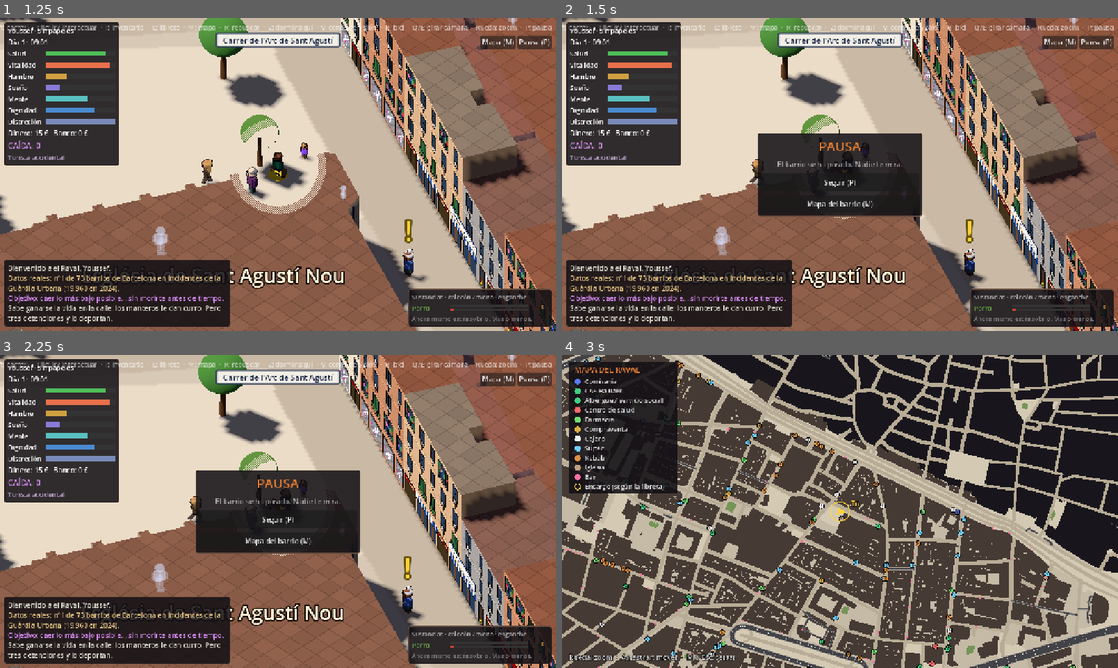
Above: before the commit, frames 1-4 (two rows, left to right).
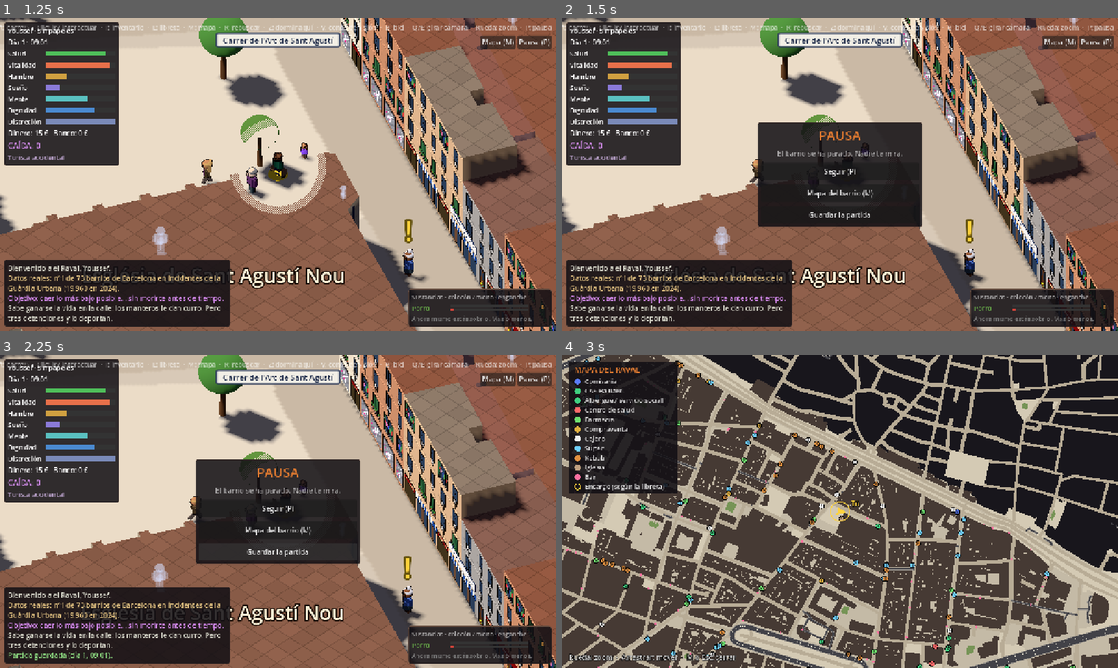
Above: after the commit, the same moments.

Repository: Dylananda/Leavin-The-Dream
Game: Godot game, scene res://scenes/main_menu.tscn
Two runs of this game, one before a commit and one after it. Both use one fixed random seed, a clock stepped at 60 frames per second and the inputs below.
Inputs (mouse positions are in pixels of both pictures, inside the frame that each line leads up to):
- Up to frame 1 (1.25 s): click "Bajar a la calle" at 0.5 s
- Up to frame 2 (1.5 s): tap Enter at 1.25 s; move the mouse to (962, 158) at 1.27 s; hold D from 1.28 s (still down); tap P at 1.35 s; click (962, 158) at 1.42 s
- Up to frame 3 (2.25 s): release D at 2 s; click (278, 552) at 2 s, where only the run after the commit has a clickable "Guardar la partida"
- Up to frame 4 (3 s): click "Mapa (M)" at 2.75 s

Frame 1 is identical in both runs. In frame 2, 3.0% of the frame differs, in the area x 35-65%, y 33-68%; in frame 3, 6.6%, in the area x 0-65%, y 33-98%; in frame 4, nothing differs.

Commit message:
Partidas guardadas: guardar y cargar todo, con guardado automático
- scripts/partida.gd: un JSON por partida en user://partidas/, con versión y
  cabecera legible; los datos con sus tipos (JSON.from_native). Todo GameState
  por nombre de campo (los que falten se quedan como en una partida nueva), el
  censo entero (los que tienen cuerpo, como si se durmieran: Censo.foto), los
  encargos y misiones con quien te los dio, la libreta, la memoria de la IA,
  dónde estás y si vas en bici.
- Se guarda sola al dormir y al empezar un día; «Guardar la partida» en la
  pausa; «Continuar» en el menú de inicio. Al acabar, queda como terminada.
- Test de humo: guardar a media partida, cargar y comprobar que todo coincide,
  incluido un vecino que te recuerda y el encargo en marcha.

Co-Authored-By: Claude Opus 5.5 <noreply@anthropic.com>
Claude-Session: https://claude.ai/code/session_01JFRh3kZ8sUu9rW5iN6jVCJ

Diff:
--- a/game/scripts/censo.gd
+++ b/game/scripts/censo.gd
@@ -226,6 +226,21 @@
 	var npc: Npc = r["npc"]
 	if npc == null:
 		return
+	foto(r)
+	for f in world.npcs.filter(func(n): return n.amo == npc):
+		world.npcs.erase(f)
+		f.queue_free()
+	world.npcs.erase(npc)
+	npc.queue_free()
+	r["npc"] = null
+
+
+## Guarda en el registro lo que le ha pasado al que tiene cuerpo, como si se durmiera ahora
+## (sin quitárselo): lo usan dormir() y las partidas guardadas (Partida).
+func foto(r: Dictionary) -> void:
+	var npc: Npc = r["npc"]
+	if npc == null or not is_instance_valid(npc):
+		return
 	for k in ESTADO:
 		var v = npc.get(k)
 		r["estado"][k] = v.duplicate(true) if v is Dictionary else v
@@ -236,12 +251,6 @@
 	r["home"] = npc.home
 	r["bed"] = npc.bed
 	r["visto"] = GameState.now()
-	for f in world.npcs.filter(func(n): return n.amo == npc):
-		world.npcs.erase(f)
-		f.queue_free()
-	world.npcs.erase(npc)
-	npc.queue_free()
-	r["npc"] = null
 
 
 ## Le da cuerpo donde le toca estar: lejos de la vista si está cerca, y yendo hacia su sitio.
--- a/game/scripts/game_state.gd
+++ b/game/scripts/game_state.gd
@@ -11,6 +11,7 @@
 signal game_over(reason: String)
 ## Algo te ha dejado fuera de juego y apareces en otro sitio ("cap": urgencias o el alta del psiquiátrico).
 signal relocated(place: String)
+signal new_day  ## empieza un día (World guarda la partida: ver Partida)
 
 const C_INFO := Color(0.85, 0.85, 0.8)
 const C_GOOD := Color(0.55, 0.85, 0.5)
@@ -19,6 +20,7 @@
 const C_VOICE := Color(0.6, 0.8, 1.0)
 
 var profile: Dictionary = {}
+var partida_id := ""  ## archivo de la partida guardada (ver Partida); "" hasta que se guarda
 var money := 0
 var bank := 0
 var health := 100.0
@@ -100,6 +102,7 @@
 
 func new_game(profile_id: String) -> void:
 	profile = Defs.profile(profile_id)
+	partida_id = ""
 	money = profile["money"]
 	bank = 0
 	health = profile["health"]
@@ -362,6 +365,7 @@
 
 func _new_day() -> void:
 	day += 1
+	new_day.emit()
 	# Borja: si cae demasiado, su familia viene a por él (y eso, aquí, es perder)
 	if profile.get("id") == "nino_bien" and dignity < Defs.HOME_RESCUE_DIGNITY and alive and randf() < Defs.HOME_RESCUE_CHANCE:
 		_end("Un domingo aparece tu madre con el chófer y una psicóloga. Te meten en el coche sin preguntar. Una clínica en Suiza, luego un máster. En las cenas de Navidad, lo del Raval es «aquella etapa».",
--- /dev/null
+++ b/game/scripts/partida.gd
@@ -0,0 +1,270 @@
+class_name Partida
+extends RefCounted
+## Partidas guardadas: un archivo JSON por partida en user://partidas/<id>.json.
+##
+## El archivo lleva una cabecera legible (versión, perfil, día y hora de juego, cuándo se
+## guardó, si sigue viva) y los datos en "datos", pasados por JSON.from_native para que
+## vuelvan con sus tipos (enteros, casillas, colores, plazos infinitos):
+## - "estado": los campos de GameState de CAMPOS, por nombre. Al cargar se empieza una partida
+##   nueva del mismo perfil y se le ponen los que haya: un campo que no estaba en una partida
+##   vieja se queda como en una partida nueva, y uno que ya no existe se ignora.
+## - "censo": todos los registros (Censo), también los de los personajes del editor (por su id);
+##   los que tienen cuerpo se guardan como si se durmieran (Censo.foto).
+## - "jugador": dónde estás. "conversacion": la memoria de lo hablado con la IA.
+## Los encargos y misiones guardan a quien te los dio como el número de su registro del censo;
+## las notas de la libreta, el número de su encargo.
+##
+## Se guarda sola al dormir y al empezar un día (World._autoguardar), y a mano desde la pausa.
+## «Continuar», en el menú de inicio, carga la más reciente que siga viva.
+
+const VERSION := 1
+const DIR := "user://partidas/"
+## Lo que se guarda de GameState (el perfil va aparte, por su id).
+const CAMPOS := ["money", "bank", "health", "hunger", "fatigue", "starving", "vitality", "riding",
+	"exhausted", "sanity", "dignity", "heat", "caida", "debt", "wanted_until", "wanted_crime",
+	"inventory", "fakes", "milestones", "arrests", "fines", "admissions", "subs", "errands", "notes",
+	"pistas", "misiones", "favores", "debe_a", "apartados", "clock_skew", "_clock_lie_left",
+	"_clock_blank", "day", "minute_of_day", "alive", "ending_title", "papa_cut",
+	"_next_income_day", "_last_meds_day", "_last_methadone_day"]
+## Claves del registro del censo que no se guardan tal cual (se rehacen al cargar).
+const REGISTRO_APARTE := ["npc", "personaje", "zona", "perros", "_d"]
+
+## Lo cargado que falta por poner en el mundo: World lo aplica al montarse (aplicar_mundo).
+static var pendiente := {}
+## Si se guarda sola (las pruebas lo apagan para no llenar user:// de partidas).
+static var automatico := true
+
+
+static func ruta(id: String) -> String:
+	return DIR + id + ".json"
+
+
+## Las partidas guardadas, de la más reciente a la más vieja: la cabecera de cada una más su
+## "ruta" (sin los datos, que pueden ser grandes... aunque hay que leer el archivo entero).
+static func lista() -> Array:
+	var out := []
+	var dir := DirAccess.open(DIR)
+	if dir == null:
+		return out
+	for f in dir.get_files():
+		if not f.ends_with(".json"):
+			continue
+		var head := cabecera(DIR + f)
+		if not head.is_empty():
+			head["ruta"] = DIR + f
+			head["mtime"] = FileAccess.get_modified_time(DIR + f)
+			out.append(head)
+	out.sort_custom(func(a, b): return a["mtime"] > b["mtime"])
+	return out
+
+
+## La partida más reciente que sigue viva (su cabecera con "ruta"), o {}.
+static func ultima() -> Dictionary:
+	for p in lista():
+		if p.get("vivo", false) and int(p.get("version", 0)) <= VERSION:
+			return p
+	return {}
+
+
+## La cabecera de un archivo de partida (todo menos los datos), o {} si no se puede leer.
+static func cabecera(path: String) -> Dictionary:
+	var data = JSON.parse_string(FileAccess.get_file_as_string(path))
+	if not data is Dictionary or not data.has("version"):
+		return {}
+	data.erase("datos")
+	return data
+
+
+## La hora de juego, «09:30».
+static func hora() -> String:
+	return "%02d:%02d" % [GameState.hour(), int(GameState.minute_of_day) % 60]
+
+
+# ------------------------------------------------------------------- guardar
+
+## Guarda la partida de `world` en su archivo (lo crea la primera vez). `path` = otro archivo
+## (las pruebas). Devuelve el error de escritura, u OK.
+static func guardar(world: World, path := "") -> Error:
+	var gs := GameState
+	if gs.partida_id == "":
+		gs.partida_id = "%s_%s" % [gs.profile["id"], Time.get_datetime_string_from_system().replace(":", "-").replace("T", "_")]
+	if path == "":
+		path = ruta(gs.partida_id)
+	var datos := {
+		"estado": _estado(world),
+		"censo": _censo(world),
+		"jugador": {"cell": world.player.cell},
+		"conversacion": world.conversation._memory.duplicate(true),
+	}
+	var file := {
+		"version": VERSION,
+		"id": gs.partida_id,
+		"perfil": gs.profile["id"],
+		"nombre": gs.profile["name"],
+		"dia": gs.day,
+		"hora": hora(),
+		"caida": roundi(gs.caida),
+		"vivo": gs.alive,
+		"guardada": Time.get_datetime_string_from_system(false, true),
+		"datos": JSON.from_native(datos),
+	}
+	DirAccess.make_dir_recursive_absolute(ProjectSettings.globalize_path(path.get_base_dir()))
+	var f := FileAccess.open(path, FileAccess.WRITE)
+	if f == null:
+		return FileAccess.get_open_error()
+	f.store_string(JSON.stringify(file))
+	return OK
+
+
+## Los campos de GameState, con los encargos y la libreta sin referencias a objetos.
+static func _estado(world: World) -> Dictionary:
+	var gs := GameState
+	var out := {}
+	for k in CAMPOS:
+		var v = gs.get(k)
+		out[k] = v.duplicate(true) if v is Dictionary or v is Array else v
+	var errands := []
+	for e in gs.errands:
+		var c: Dictionary = e.duplicate(true) if not e.has("giver") else _sin_giver(e)
+		c["giver"] = _indice(world, e.get("giver"))
+		errands.append(c)
+	out["errands"] = errands
+	var notes := []
+	for n in gs.notes:
+		var c: Dictionary = n.duplicate()
+		c["errand"] = gs.errands.find(n["errand"])
+		c["poi"] = n["poi"].duplicate(true)
+		notes.append(c)
+	out["notes"] = notes
+	return out
+
+
+## Copia de un encargo sin su `giver` (un Npc no se copia: se guarda su registro aparte).
+static func _sin_giver(e: Dictionary) -> Dictionary:
+	var c := {}
+	for k in e:
+		if k != "giver":
+			c[k] = e[k].duplicate(true) if e[k] is Dictionary or e[k] is Array else e[k]
+	return c
+
+
+## El número del registro del censo de `npc` (-1 si no tiene: los que van detrás de otro).
+static func _indice(world: World, npc) -> int:
+	if npc == null or not is_instance_valid(npc):
+		return -1
+	for i in world.censo.registros.size():
+		if is_same(world.censo.registros[i]["npc"], npc):
+			return i
+	return -1
+
+
+## Los registros del censo, con lo que les ha pasado a los que tienen cuerpo.
+static func _censo(world: World) -> Array:
+	var out := []
+	for r in world.censo.registros:
+		world.censo.foto(r)
+		var c := {}
+		for k in r:
+			if not k in REGISTRO_APARTE:
+				c[k] = r[k].duplicate(true) if r[k] is Dictionary or r[k] is Array else r[k]
+		c["personaje_id"] = r["personaje"].get("id", "")
+		c["perros_ids"] = r.get("perros", []).map(func(d): return d["id"])
+		out.append(c)
+	return out
+
+
+# ------------------------------------------------------------------- cargar
+
+## Carga la partida de `path`: pone GameState como estaba y deja el resto en `pendiente`, para
+## que lo aplique el mundo al montarse (cambia tú de escena a world.tscn). false si no se puede.
+static func cargar(path: String) -> bool:
+	var data = JSON.parse_string(FileAccess.get_file_as_string(path))
+	if not data is Dictionary or int(data.get("version", 0)) > VERSION or not data.has("datos"):
+		push_warning("Partida ilegible o de una versión más nueva: " + path)
+		return false
+	var datos = JSON.to_native(data["datos"])
+	if not datos is Dictionary:
+		return false
+	var gs := GameState
+	gs.new_game(data.get("perfil", "parado"))
+	gs.partida_id = data.get("id", path.get_file().get_basename())
+	var estado: Dictionary = datos.get("estado", {})
+	for k in estado:
+		if not k in CAMPOS:
+			continue  # un campo que ya no existe
+		if k == "milestones":
+			gs.milestones.assign(estado[k])
+		elif k == "notes":
+			continue  # después de los encargos, para enlazarlas
+		else:
+			gs.set(k, estado[k])
+	var notes := []
+	for n in estado.get("notes", []):
+		var i: int = n.get("errand", -1)
+		if i >= 0 and i < gs.errands.size():
+			n["errand"] = gs.errands[i]
+			notes.append(n)
+	gs.notes = notes
+	gs.changed.emit()
+	pendiente = datos
+	return true
+
+
+## Pone en `world` (recién montado) lo que se cargó: el censo, quién te dio cada encargo, dónde
+## estás, si vas en bici y lo hablado con la IA. Lo llama World._ready al final.
+static func aplicar_mundo(world: World) -> void:
+	var datos := pendiente
+	pendiente = {}
+	var censo := world.censo
+	# fuera los que ha montado el mundo al empezar: vienen los guardados
+	for r in censo.registros:
+		censo.dormir(r)
+	var fichas := {}
+	for d in world._personajes:
+		fichas[d["id"]] = d
+	var registros: Array[Dictionary] = []
+	var indices := {}  # número guardado -> registro cargado (falta si su personaje ya no existe)
+	var saved: Array = datos.get("censo", [])
+	for i in saved.size():
+		var c: Dictionary = saved[i]
+		var r := {"kind": "vecino", "name": "", "personaje": {}, "home": Vector2i.ZERO,
+			"bed": Vector2i(-1, -1), "zona": [], "seguidores": [], "estado": {}, "visto": GameState.now(), "npc": null}
+		for k in c:
+			if k != "personaje_id" and k != "perros_ids":
+				r[k] = c[k]
+		var pid: String = c.get("personaje_id", "")
+		if pid != "":
+			if not fichas.has(pid):
+				continue  # lo han borrado del editor
+			r["personaje"] = fichas[pid]
+			if fichas[pid]["zona"]["tipo"] == "poligono":
+				r["zona"] = world._cells_in_polygon(fichas[pid]["zona"]["poligono"])
+		var perros := []
+		for dog in c.get("perros_ids", []):
+			if fichas.has(dog):
+				perros.append(fichas[dog])
+		if not perros.is_empty():
+			r["perros"] = perros
+		if not Npc.KINDS.has(r["kind"]):
+			continue
+		registros.append(r)
+		indices[i] = r
+	censo.registros = registros
+	var jugador: Dictionary = datos.get("jugador", {})
+	if jugador.has("cell"):
+		world.player.setup(world.city, world.city.nearest_walkable(jugador["cell"]))
+		world._camera_focus = world.player.position
+	if GameState.riding:
+		var look: Dictionary = world.player.look.duplicate()
+		look["bici"] = true
+		world.player.look = look
+		world.player.rebuild()
+	# quien te dio un encargo en marcha tiene cuerpo (como al dármelo: no se duerme)
+	for e in GameState.errands:
+		var i: int = e.get("giver", -1) if e.get("giver") is int else -1
+		e["giver"] = null
+		if indices.has(i):
+			var r: Dictionary = indices[i]
+			e["giver"] = r["npc"] if r["npc"] != null else censo.despertar(r)
+	censo.repasar(0, 0, true)
+	world.conversation._memory = datos.get("conversacion", {})
--- a/game/scripts/ui/hud.gd
+++ b/game/scripts/ui/hud.gd
@@ -8,6 +8,7 @@
 signal restart_requested
 signal use_item_requested(id: String)
 signal find_place_requested(poi: Dictionary)
+signal save_requested  ## «Guardar» en la pausa (World.guardar_partida)
 
 ## [variable de GameState, etiqueta, color, si es mala cuando sube, explicación]
 const BARS := [
@@ -506,7 +507,7 @@
 	sub.horizontal_alignment = HORIZONTAL_ALIGNMENT_CENTER
 	sub.add_theme_color_override("font_color", Color(1, 1, 1, 0.6))
 	v.add_child(sub)
-	for b in [["Seguir (P)", toggle_pause], ["Mapa del barrio (M)", toggle_map]]:
+	for b in [["Seguir (P)", toggle_pause], ["Mapa del barrio (M)", toggle_map], ["Guardar la partida", func(): save_requested.emit()]]:
 		var btn := Button.new()
 		btn.text = b[0]
 		btn.custom_minimum_size.y = 40
--- a/game/scripts/ui/main_menu.gd
+++ b/game/scripts/ui/main_menu.gd
@@ -31,6 +31,18 @@
 	sub.text = "El Raval, Barcelona. El objetivo: caer lo más bajo posible.  Elige quién eres."
 	sub.add_theme_color_override("font_color", Color(0.8, 0.75, 0.7))
 	root.add_child(sub)
+	# la última partida guardada que sigue viva (ver Partida)
+	var ultima := Partida.ultima()
+	if not ultima.is_empty():
+		var cont := Button.new()
+		cont.text = "Continuar: %s, día %d, %s (guardada el %s)" % [ultima.get("nombre", "?"), int(ultima.get("dia", 1)),
+			ultima.get("hora", ""), str(ultima.get("guardada", "")).replace("T", " a las ").left(-3)]
+		cont.custom_minimum_size = Vector2(0, 48)
+		cont.size_flags_horizontal = Control.SIZE_SHRINK_BEGIN
+		cont.pressed.connect(func():
+			if Partida.cargar(ultima["ruta"]):
+				get_tree().change_scene_to_file("res://scenes/world.tscn"))
+		root.add_child(cont)
 
 	var cols := HBoxContainer.new()
 	cols.size_flags_vertical = Control.SIZE_EXPAND_FILL
@@ -94,5 +106,6 @@
 
 
 func _start() -> void:
+	Partida.pendiente = {}
 	GameState.new_game(Defs.PROFILES[_selected]["id"])
 	get_tree().change_scene_to_file("res://scenes/world.tscn")
--- a/game/scripts/world.gd
+++ b/game/scripts/world.gd
@@ -124,6 +124,7 @@
 var _xray_m := XRAY_RADIUS_M
 var _all_cones := false  ## tecla V: ver los conos de visión de todos los cercanos
 var _grabbed := 0.0  ## segundos que te quedan agarrado por un transeúnte
+var _autoguardado_pendiente := false
 
 
 func _ready() -> void:
@@ -172,7 +173,8 @@
 	add_child(conversation)
 	_place_markers()
 	_personajes = Personajes.cargar_todos()
-	misiones.preparar()
+	if Partida.pendiente.is_empty():
+		misiones.preparar()  # (una partida cargada ya trae lo que debes)
 	Npc.reservados.clear()
 	for d in _personajes:
 		Npc.reservados[d["tipo"] + "|" + d["nombre"]] = true
@@ -205,8 +207,35 @@
 	hud.find_place_requested.connect(highlight_poi)
 	GameState.game_over.connect(_on_game_over)
 	GameState.relocated.connect(_on_relocated)
-
-	_intro()
+	GameState.new_day.connect(_autoguardar)
+	hud.save_requested.connect(guardar_partida)
+
+	if not Partida.pendiente.is_empty():
+		Partida.aplicar_mundo(self)
+		GameState.log_msg("Partida cargada: día %d, %s. Sigues donde lo dejaste." % [GameState.day, Partida.hora()])
+	else:
+		_intro()
+
+
+## Guarda la partida (desde la pausa) y lo dice en el registro.
+func guardar_partida() -> void:
+	var err := Partida.guardar(self)
+	if err == OK:
+		GameState.log_msg("Partida guardada (día %d, %s)." % [GameState.day, Partida.hora()], GameState.C_GOOD)
+	else:
+		GameState.log_msg("No se ha podido guardar la partida (%s)." % error_string(err), GameState.C_BAD)
+
+
+## Guardado automático al dormir y al empezar un día: al final del frame, una sola vez aunque
+## pasen las dos cosas a la vez (dormir hasta el día siguiente).
+func _autoguardar() -> void:
+	if not Partida.automatico or not GameState.alive or _autoguardado_pendiente:
+		return
+	_autoguardado_pendiente = true
+	(func():
+		_autoguardado_pendiente = false
+		if GameState.alive and is_inside_tree():
+			Partida.guardar(self)).call_deferred()
 
 
 func _setup_lighting() -> void:
@@ -893,8 +922,10 @@
 		GameState.milestone("desalojo")
 		player.setup(city, city.random_walkable_near(player.cell, 15))
 		_camera_focus = player.position
+		_autoguardar()
 		return
 	GameState.rest(minutes, quality, robbery_risk, heal)
+	_autoguardar()
 
 
 ## Si, durmiendo a la vista en `place`, la Guàrdia Urbana te despierta y te echa: casi seguro
@@ -1528,6 +1559,9 @@
 
 func _on_game_over(reason: String) -> void:
 	Engine.time_scale = 1.0
+	# la partida guardada queda como terminada: «Continuar» ya no la ofrece
+	if Partida.automatico and GameState.partida_id != "":
+		Partida.guardar(self)
 	player.stop()
 	hud.close_menu()
 	hud.show_game_over(reason)
--- a/game/tests/smoke.gd
+++ b/game/tests/smoke.gd
@@ -5,6 +5,7 @@
 
 func _initialize() -> void:
 	var gs = root.get_node("GameState")
+	load("res://scripts/partida.gd").automatico = false  # que no se guarde sola en user:// durante la prueba
 	for profile in Defs.PROFILES:
 		gs.new_game(profile["id"])
 		gs.money = 500
@@ -106,6 +107,7 @@
 			gs.day, gs.caida, gs.dignity, gs.health, gs.hunger, gs.fatigue, gs.sanity, gs.alive, gs.milestones])
 		get_root().get_tree().paused = false
 	await _test_finales()
+	await _test_partida()
 	await _test_editor()
 	print("FALLOS: %d" % _failures if _failures > 0 else "OK")
 	quit(1 if _failures > 0 else 0)
@@ -716,6 +718,82 @@
 	print("  misiones: OK")
 
 
+## Partidas guardadas: se guarda a media partida (con un encargo en marcha, un vecino que te
+## recuerda, lo hablado con la IA...), se carga en un mundo nuevo y todo coincide.
+func _test_partida() -> void:
+	var gs = root.get_node("GameState")
+	var Pa = load("res://scripts/partida.gd")
+	gs.new_game(Defs.PROFILES[1]["id"])
+	change_scene_to_file("res://scenes/world.tscn")
+	await process_frame
+	await process_frame
+	var world = current_scene
+	world.censo.pausado = true
+	_steady(gs)
+	gs.money = 123
+	gs.add_item("bici")
+	gs.add_item("speed", 2)
+	gs.day = 3
+	gs.minute_of_day = 15.0 * 60.0 + 20.0
+	gs.milestone("chivato")
+	gs.mark_wanted("prueba de la partida", "hurto")
+	gs.apartados["vera"] = INF
+	gs.favores = {"txell": {"curar": INF}}
+	gs.misiones = {"antonio/el_cajero_de_antonio": {"estado": "hecho", "dia": 2}}
+	var npc = _fresh(world, "vecino")
+	npc.remember("ayudado")
+	npc.remember("ayudado")
+	npc.consumo = {"id": "litrona", "enganche": 33.0, "colocon": 20.0, "mono": 5.0, "dosis": 1, "t": gs.now()}
+	var name: String = npc.display_name
+	var dealer = _npc_of(world, "camello")
+	dealer.known = true
+	dealer.debt = 0
+	dealer.remove_meta("encargo_dia")
+	dealer.remove_meta("enemigo")
+	var offer = world.interactions.for_npc(dealer).filter(func(a): return a["label"].begins_with("Encargo:"))
+	_check(not offer.is_empty(), "partida: el camello no ofrece su encargo")
+	if not offer.is_empty():
+		offer[0]["do"].call()
+	var dealer_name: String = dealer.display_name
+	world.conversation._memory["yonki|Paco"] = {"messages": [{"role": "user", "content": "Hola"}], "facts": ["Le has caído bien"]}
+	var cell: Vector2i = world.player.cell
+	var regs: int = world.censo.registros.size()
+	var path := "user://partidas/prueba_humo.json"
+	_check(Pa.guardar(world, path) == OK, "partida: no se guarda")
+	_check(not Pa.cabecera(path).is_empty() and Pa.cabecera(path)["dia"] == 3, "partida: la cabecera no dice el día")
+	gs.money = 0
+	_check(Pa.cargar(path), "partida: no se carga")
+	change_scene_to_file("res://scenes/world.tscn")
+	await process_frame
+	await process_frame
+	world = current_scene
+	world.censo.pausado = true
+	_check(gs.money == 123 and gs.inventory.get("speed", 0) == 2 and gs.has_item("bici"), "partida: no vuelven el dinero o el inventario")
+	_check(gs.day == 3 and gs.hour() == 15 and "chivato" in gs.milestones and gs.is_wanted(), "partida: no vuelven el día, la hora, los hitos o el fichaje")
+	_check(gs.apartados.get("vera", 0.0) == INF and gs.favores["txell"]["curar"] == INF and gs.misiones.has("antonio/el_cajero_de_antonio"),
+		"partida: no vuelven los detenidos, los favores o las misiones")
+	_check(world.player.cell == cell, "partida: no vuelves a donde estabas")
+	_check(world.censo.registros.size() == regs, "partida: el censo no es el mismo (%d de %d)" % [world.censo.registros.size(), regs])
+	var found := false
+	for r in world.censo.registros:
+		if r["kind"] == "vecino" and r["name"] == name:
+			var mem: Dictionary = r["npc"].memory if r["npc"] != null else r["estado"].get("memory", {})
+			var con: Dictionary = r["npc"].consumo if r["npc"] != null else r["estado"].get("consumo", {})
+			if mem.get("ayudado", 0) == 2 and con.get("id", "") == "litrona":
+				found = true
+	_check(found, "partida: el vecino al que ayudaste no se acuerda (o no consume lo suyo)")
+	var active: Array = gs.errands.filter(func(e): return e["state"] == "activo")
+	_check(active.size() == 1 and is_instance_valid(active[0]["giver"]) and active[0]["giver"].display_name == dealer_name,
+		"partida: el encargo en marcha no vuelve con quien te lo dio")
+	if not active.is_empty() and is_instance_valid(active[0]["giver"]):
+		_check(world.errands.marker_for(active[0]["giver"]) == "★", "partida: quien te dio el encargo no lleva la estrella")
+	_check(not gs.notes.is_empty() and is_same(gs.notes[-1]["errand"], gs.errands[-1]), "partida: la libreta no apunta a sus encargos")
+	_check(world.conversation._memory.has("yonki|Paco"), "partida: no vuelve lo hablado con la IA")
+	_check(Pa.pendiente.is_empty(), "partida: queda algo por aplicar")
+	DirAccess.remove_absolute(ProjectSettings.globalize_path(path))
+	print("  partida guardada y cargada: OK")
+
+
 ## Fase 3: relaciones entre personajes y misiones encadenadas y cruzadas. Te chivas de Vera
 ## por el pasaporte de Grzegorz (El Mudo se entera y ya no te vende el acordeón; sin Vera,
 ## nadie le roba a Margit por el camino), el Sr. Feliu o Pol (una u otra), las pruebas del
@@ -1177,6 +1255,7 @@
 	var r: Dictionary = world.censo.nuevo("yonki")
 	var z = world.censo.despertar(r, world.player.cell)
 	z.consumo = {"id": "caballo", "enganche": 70.0, "colocon": 50.0, "mono": 0.0, "dosis": 0, "t": gs.now()}
+	z.money = 0  # (sin dinero no pilla: que no se vuelva a colocar mientras está latente)
 	world.censo.dormir(r)
 	r["estado"]["consumo"]["t"] -= 600.0
 	r["visto"] -= 600.0
Not shown, added: game/scripts/partida.gd.uid
Not shown, changed: docs/ideas.md
